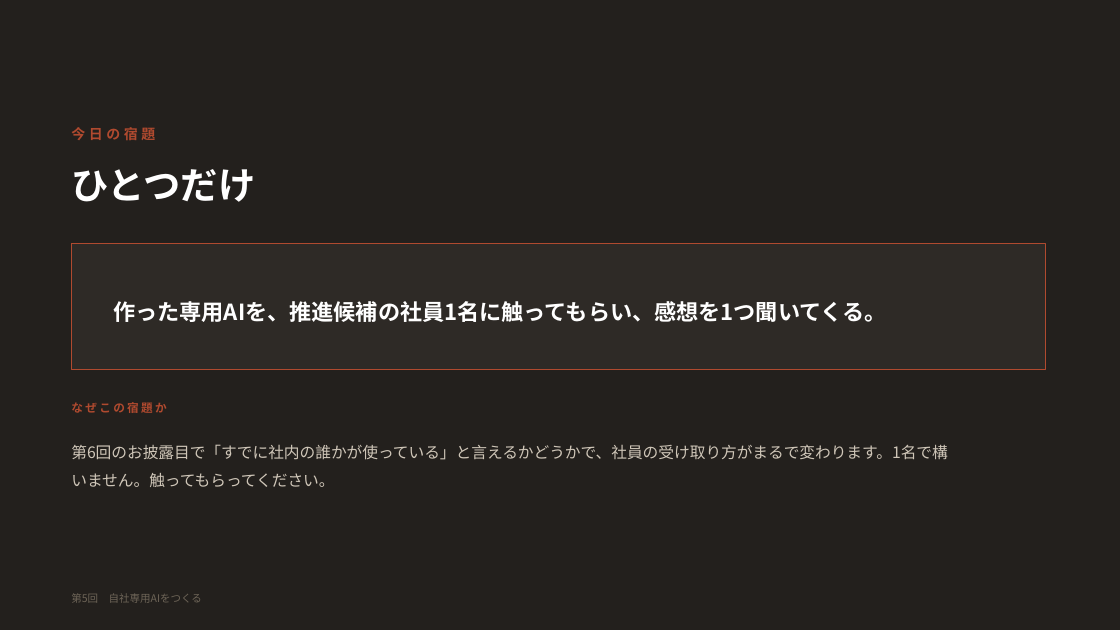
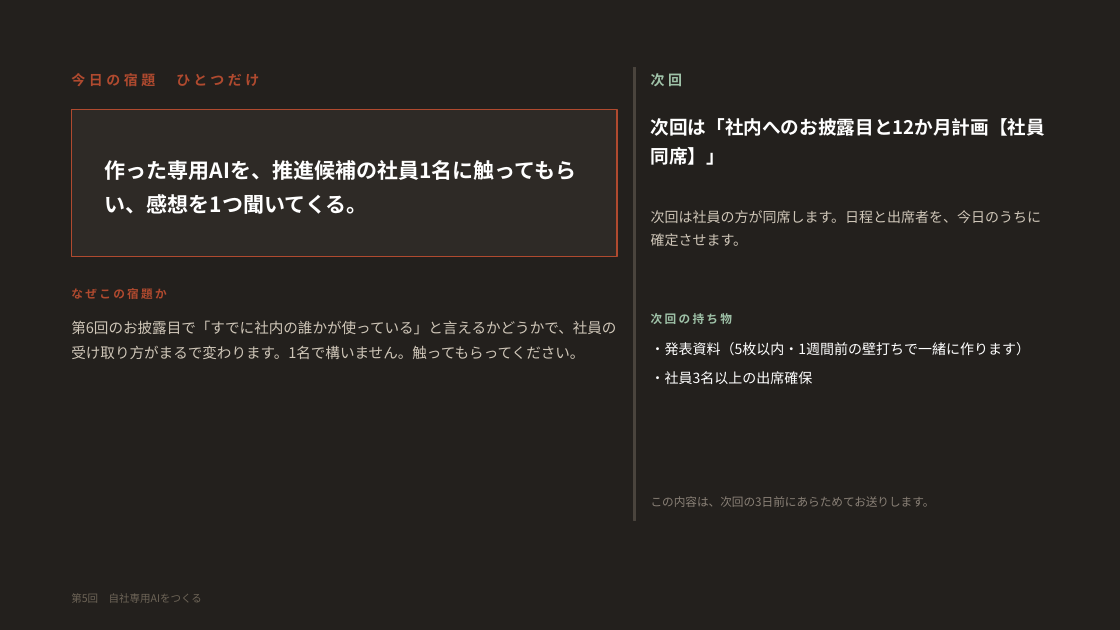
Before and after one commit to yusuke-aoki-bit/founders-ai-program, a slide deck: slide 17 of slides/pptx/第05回_自社専用AIをつくる.pptx (slide 15 before the commit). Drawn at 1120x630 pixels with LibreOffice and Linux fonts; fonts in the diff are those of the drawing. Boxes give left, top, right and bottom in pixels: in the first picture for what was removed or moved away, otherwise in the second. Text is boxed around its words. In the diff, an @@ line names an element or a change of style, - is before the commit and + after.

```diff
--- a/slides/pptx/第05回_自社専用AIをつくる.pptx
+++ b/slides/pptx/第05回_自社専用AIをつくる.pptx
@@ text at (x1=71, y1=73, x2=259, y2=86): text changed @@
-今日の宿題
+今日の宿題 ひとつだけ
@@ rectangle added at (x1=634, y1=67, x2=636, y2=521), fill #4A443D, outline #4A443D 1 pt @@
@@ text added at (x1=651, y1=73, x2=682, y2=86), 12 pt, text #9FC2A8, bold @@
+次回
@@ rectangle added at (x1=71, y1=109, x2=618, y2=256), fill #2E2A26, outline #B04A2F 1 pt @@
@@ text "作った専用AIを、推進候補の社員1名に触ってもらい、感想を1つ聞いてくる。" moved from (x1=113, y1=301, x2=887, y2=322) to (x1=105, y1=160, x2=577, y2=214) @@
@@ text "作った専用AIを、推進候補の社員1名に触ってもらい、感想を1つ聞いてくる。" at (x1=105, y1=160, x2=577, y2=214): size 19 to 18 pt; line spacing 1.4 to 1.35 @@
@@ text added at (x1=651, y1=118, x2=1045, y2=165), 16 pt, text #FFFFFF, bold @@
+次回は「社内へのお披露目と12か月計画【社員同席】」
@@ text removed at (x1=71, y1=169, x2=255, y2=202) @@
-ひとつだけ
@@ text added at (x1=651, y1=210, x2=1041, y2=246), 12 pt, text #CFC6B8 @@
+次回は社員の方が同席します。日程と出席者を、今日のうちに確定させます。
@@ rectangle removed at (x1=71, y1=244, x2=1046, y2=370) @@
@@ text "なぜこの宿題か" moved from (x1=71, y1=402, x2=166, y2=413) to (x1=71, y1=288, x2=167, y2=299) @@
@@ text "第6回のお披露目で「すでに社内の誰かが使っている」と言えるかどうかで、社員の受け取り方がまるで変わります。1名で構いませ ..." moved from (x1=71, y1=444, x2=948, y2=487) to (x1=71, y1=320, x2=616, y2=359) @@
@@ text "第6回のお披露目で「すでに社内の誰かが使っている」と言えるかどうかで、社員の受け取り方がまるで変わります。1名で構いませ ..." at (x1=71, y1=320, x2=616, y2=359): size 13.5 to 12.5 pt; vertical alignment middle to top @@
@@ text added at (x1=651, y1=313, x2=732, y2=324), 10 pt, text #9FC2A8, bold @@
+次回の持ち物
@@ text added at (x1=651, y1=342, x2=1030, y2=384), 12 pt, text #FFFFFF @@
+・発表資料（5枚以内・1週間前の壁打ちで一緒に作ります）
+・社員3名以上の出席確保
@@ text added at (x1=651, y1=496, x2=935, y2=507), 10 pt, text #8A8177 @@
+この内容は、次回の3日前にあらためてお送りします。
```
Also in this commit, not shown: 9 other slides changed, 6 slides added, 4 slides removed, 17 other files.
